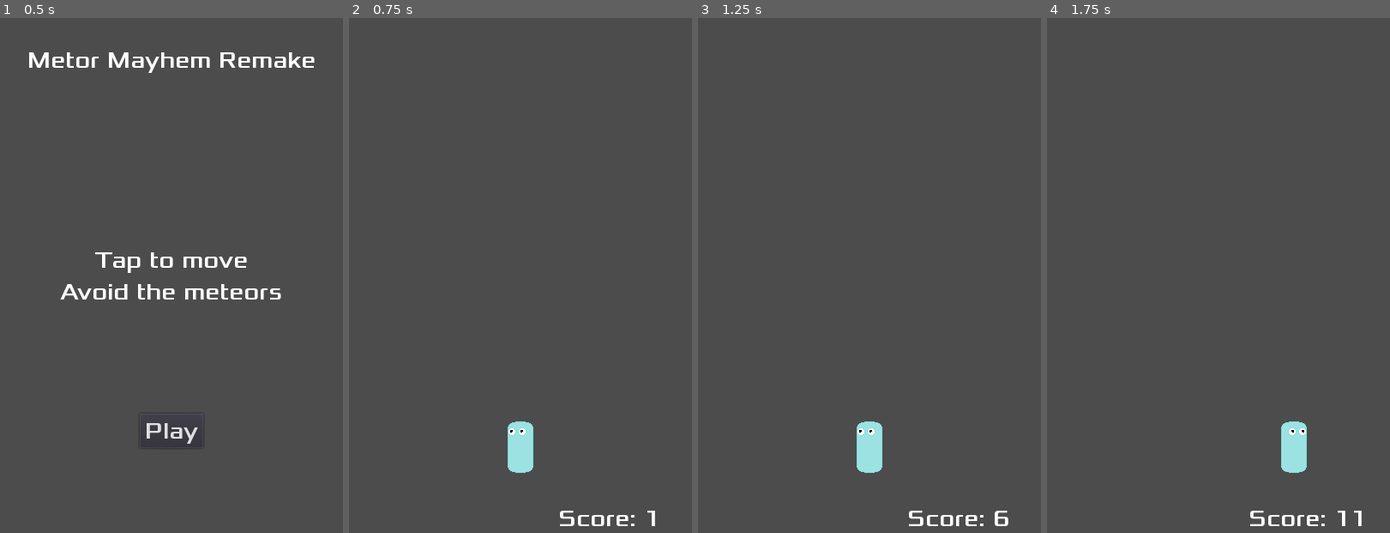
Above: before the commit, frames 1-4 (left to right).
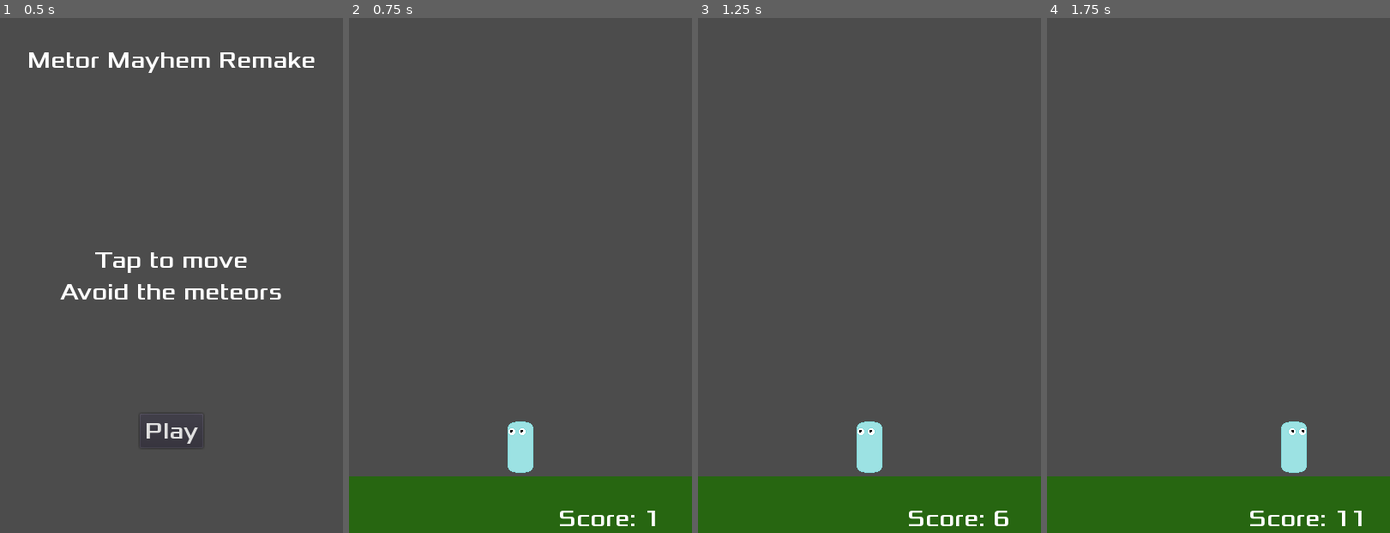
Above: after the commit, the same moments.

Repository: ThatCoolCoder/godot-learning
Game: Godot game, scene res://scenes/TitleScreen.tscn
The game is run twice, just before and just after one commit, with the same random seed, the same clock (stepped at 60 frames per second) and the same inputs. The engine's default icon, where the game draws it, is replaced by a stand-in: a white triangle on a blue panel in a dark square.
Inputs (mouse positions are in pixels of both pictures, inside the frame that each line leads up to):
- Up to frame 1 (0.5 s): no input
- Up to frame 2 (0.75 s): click "Play" at 0.5 s
- Up to frame 3 (1.25 s): no input
- Up to frame 4 (1.75 s): move the mouse to (1293, 249) at 1.27 s; click (1293, 249) at 1.42 s

Frame 1 is identical in both runs. In frame 2, 11% of the frame differs, in the area x 0-100%, y 89-100%; in frame 3, 11%; in frame 4, 11%.

Commit message:
start making floor

Diff:
--- a/scenes/Main.tscn
+++ b/scenes/Main.tscn
@@ -1,9 +1,11 @@
-[gd_scene load_steps=5 format=2]
+[gd_scene load_steps=6 format=2]
 
 [ext_resource path="res://scenes/Rock.tscn" type="PackedScene" id=1]
 [ext_resource path="res://scenes/Player.tscn" type="PackedScene" id=2]
 [ext_resource path="res://scripts/Main.gd" type="Script" id=3]
 [ext_resource path="res://scenes/HUD.tscn" type="PackedScene" id=4]
+
+[sub_resource type="RectangleShape2D" id=1]
 
 [node name="Main" type="Node"]
 script = ExtResource( 3 )
@@ -21,6 +23,24 @@
 [node name="ScoreTimer" type="Timer" parent="."]
 wait_time = 0.1
 
+[node name="Floor" type="RigidBody2D" parent="." groups=[
+"rock_killer",
+]]
+mass = 0.102041
+gravity_scale = 0.0
+
+[node name="CollisionShape2D" type="CollisionShape2D" parent="Floor"]
+shape = SubResource( 1 )
+
+[node name="ColorRect" type="ColorRect" parent="Floor"]
+margin_top = 534.0
+margin_right = 400.0
+margin_bottom = 600.0
+color = Color( 0.152941, 0.4, 0.0666667, 1 )
+__meta__ = {
+"_edit_use_anchors_": false
+}
+
 [connection signal="hit" from="Player" to="." method="game_over"]
 [connection signal="timeout" from="RockTimer" to="." method="_on_RockTimer_timeout"]
 [connection signal="timeout" from="ScoreTimer" to="." method="_on_ScoreTimer_timeout"]
--- a/scenes/Rock.tscn
+++ b/scenes/Rock.tscn
@@ -21,4 +21,5 @@
 
 [node name="VisibilityNotifier2D" type="VisibilityNotifier2D" parent="."]
 
+[connection signal="body_entered" from="." to="." method="_on_Rock_body_entered"]
 [connection signal="screen_exited" from="VisibilityNotifier2D" to="." method="_on_VisibilityNotifier2D_screen_exited"]
--- a/scripts/Player.gd
+++ b/scripts/Player.gd
@@ -13,7 +13,6 @@
 	screen_size = get_viewport_rect().size
 
 func reset(_position: Vector2):
-	print('Player reset')
 	target_x = _position.x
 	position = Vector2(_position.x, _position.y)
 	$CollisionShape2D.set_deferred('disabled', false)
@@ -43,7 +42,6 @@
 		#$AnimatedSprite.animation = 'still'
 
 func _on_Player_body_entered(body):
-	print('rip')
 	emit_signal('hit')
 	$CollisionShape2D.set_deferred('disabled', true)
 	# $AnimatedSprite.animation = 'die'
--- a/scripts/Rock.gd
+++ b/scripts/Rock.gd
@@ -15,3 +15,8 @@
 
 func unfreeze():
 	frozen = false
+
+func _on_Rock_body_entered(body):
+	print('body entered')
+	if body.is_in_group('rock_killer'):
+		queue_free()
